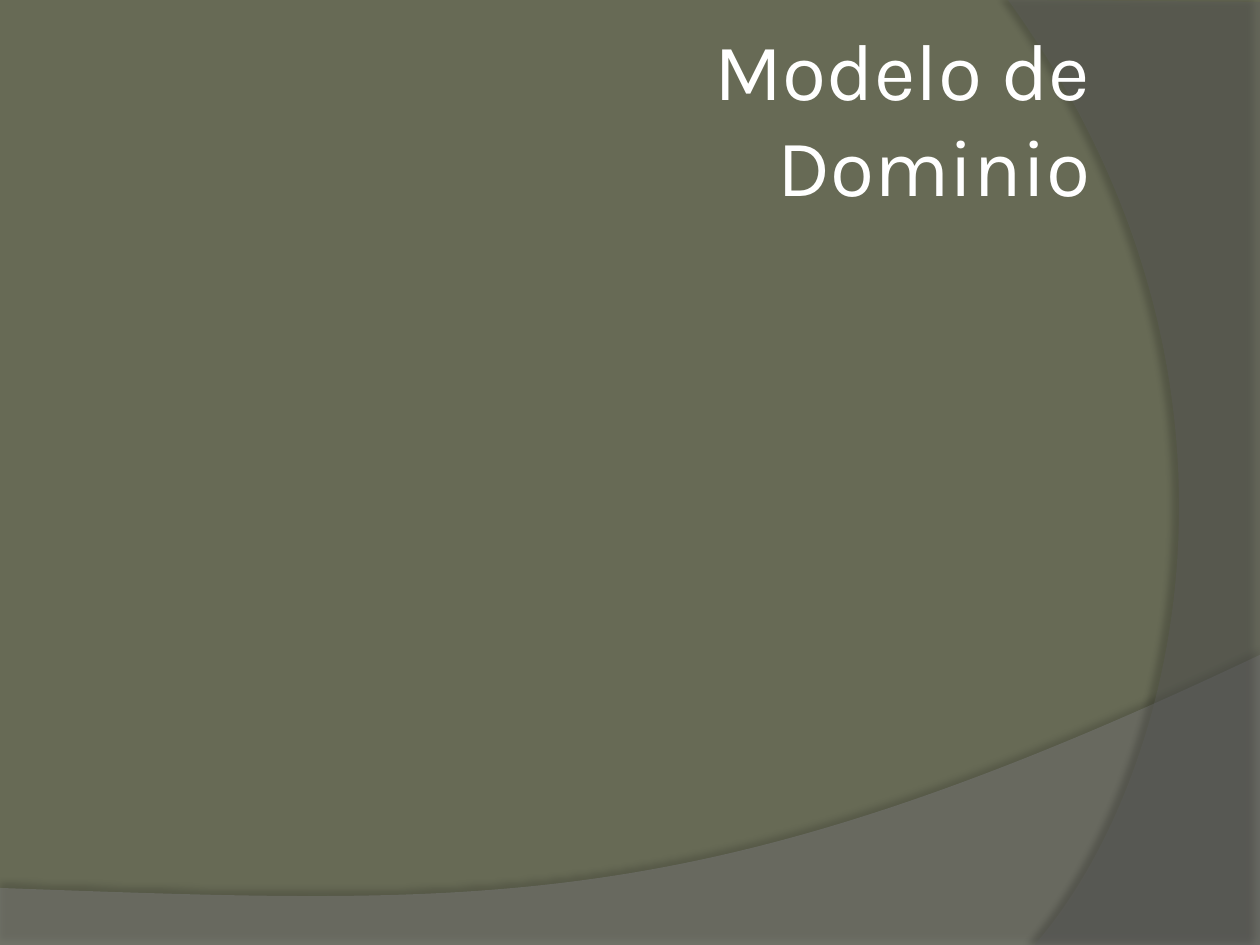
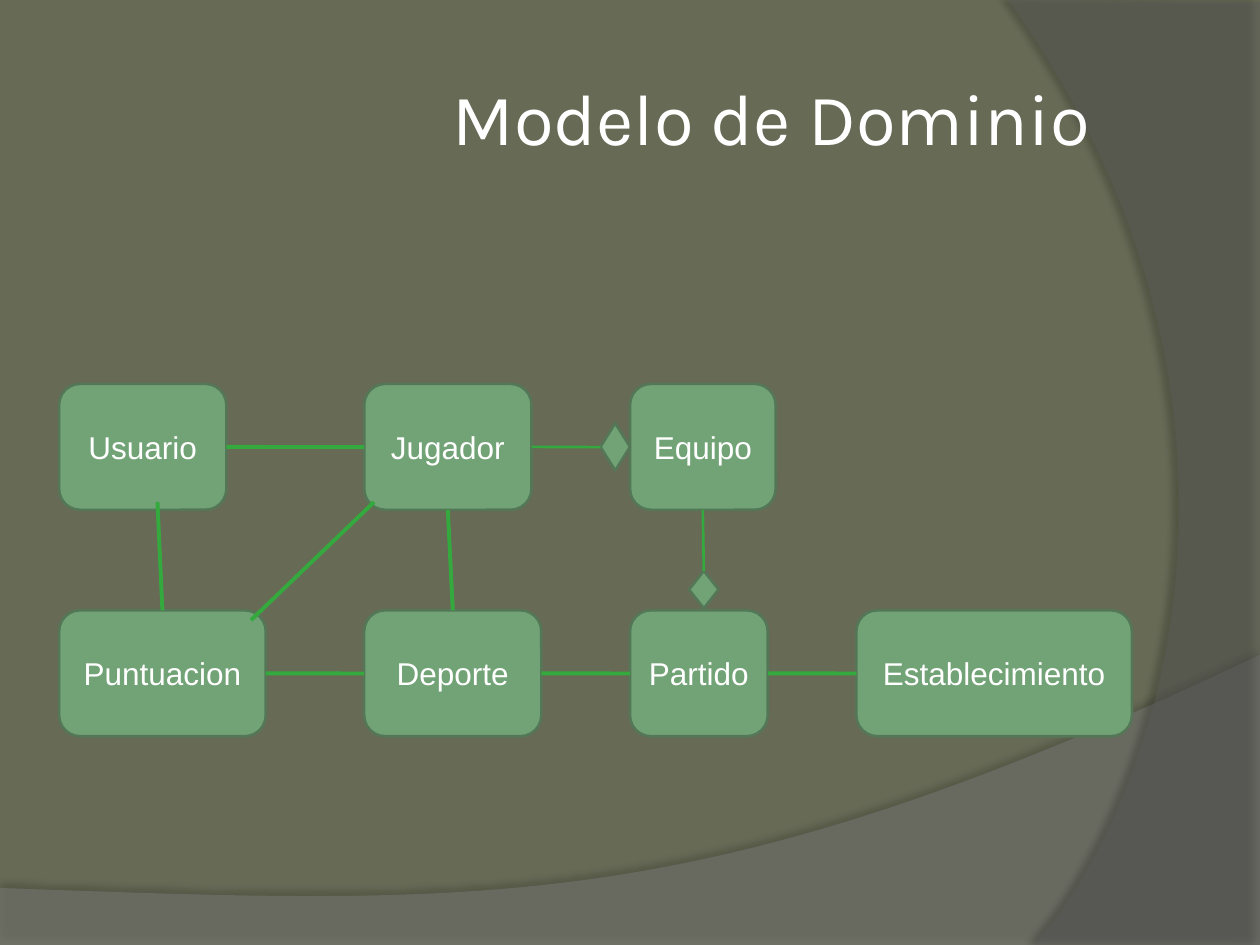
Before and after one commit to invernizzie/fiuba-taller-desarrollo-2cuat2010, a slide deck: slide 8 of presentaciones/Tecnica.pptx. Drawn at 1260x945 pixels with LibreOffice and Linux fonts; fonts in the diff are those of the drawing; background and template pictures are left out. Boxes give left, top, right and bottom in pixels: in the first picture for what was removed or moved away, otherwise in the second. Text is boxed around its words. In the diff, an @@ line names an element or a change of style, - is before the commit and + after.

```diff
--- a/presentaciones/Tecnica.pptx
+++ b/presentaciones/Tecnica.pptx
@@ title "Modelo de Dominio" at (453, 95, 1090, 146): size 46 to 41.4 pt @@
@@ rounded rectangle added at (59, 384, 227, 510), fill #72A376, outline #547957 1.5 pt, 18 pt, text #FFFFFF @@
+Usuario
@@ rounded rectangle added at (364, 384, 532, 510), fill #72A376, outline #547957 1.5 pt, 18 pt, text #FFFFFF @@
+Jugador
@@ rounded rectangle added at (630, 384, 776, 510), fill #72A376, outline #547957 1.5 pt, 18 pt, text #FFFFFF @@
+Equipo
@@ line added from (364, 447) to (227, 447), #34AA3E 2.25 pt @@
@@ line added from (601, 447) to (532, 447), #34AA3E 1.5 pt @@
@@ diamond added at (601, 423, 630, 470), fill #72A376, outline #547957 1.5 pt @@
@@ line added from (158, 501) to (163, 610), #34AA3E 2.25 pt @@
@@ line added from (374, 501) to (251, 620), #34AA3E 2.25 pt @@
@@ line added from (452, 610) to (447, 510), #34AA3E 2.25 pt @@
@@ line added from (704, 571) to (703, 510), #34AA3E 1.5 pt @@
@@ diamond added at (689, 571, 718, 609), fill #72A376, outline #547957 1.5 pt @@
@@ rounded rectangle added at (59, 610, 266, 736), fill #72A376, outline #547957 1.5 pt, 18 pt, text #FFFFFF @@
+Puntuacion
@@ rounded rectangle added at (364, 610, 542, 736), fill #72A376, outline #547957 1.5 pt, 18 pt, text #FFFFFF @@
+Deporte
@@ rounded rectangle added at (630, 610, 767, 736), fill #72A376, outline #547957 1.5 pt, 18 pt, text #FFFFFF @@
+Partido
@@ rounded rectangle added at (857, 610, 1133, 736), fill #72A376, outline #547957 1.5 pt, 18 pt, text #FFFFFF @@
+Establecimiento
@@ line added from (364, 674) to (266, 673), #34AA3E 2.25 pt @@
@@ line added from (630, 674) to (542, 673), #34AA3E 2.25 pt @@
@@ line added from (857, 674) to (767, 673), #34AA3E 2.25 pt @@
```
Also in this commit, not shown: 2 other slides changed, 1 slide added.
